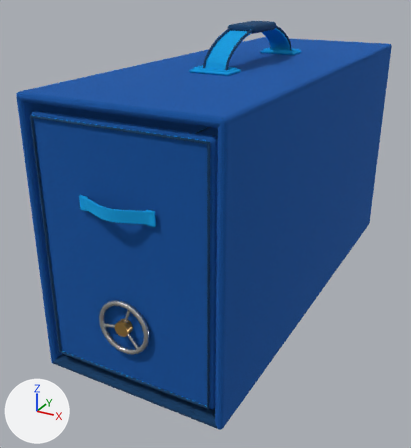
A saved change to the glTF model wave-storage.glb.
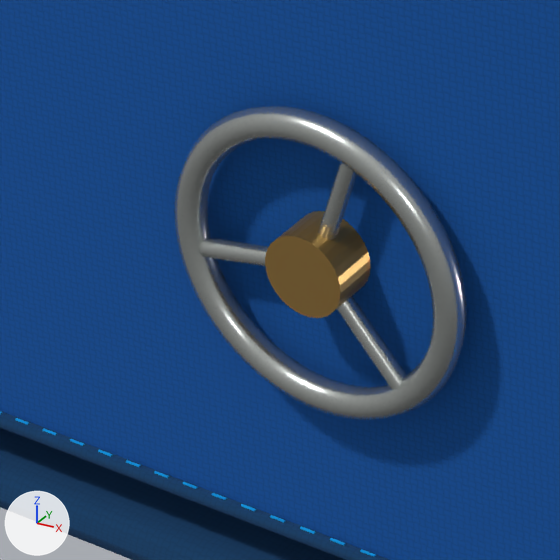
Each version is shown whole from a 50 mm camera at (0.174, -0.3847, 0.2353) aimed at (-0.0186, -0.0346, 0.0602), then close up on the part from 17% to 40% of the width and 63% to 85% of the height. Every picture has the same lights, and +X, +Y and +Z are marked at lower left. The older version's two pictures come first. Where no turn or scale is listed for an object, it has been applied to the vertices.

The first close-up shows 'Cabinet_bottom', 'Drawer_front', 'Front_sewn_edge', 'Handwheel_rim', 'Handwheel_spoke', 'Handwheel_spoke.001', 'Handwheel_spoke.002', 'Wheel_hub' and 1 more.
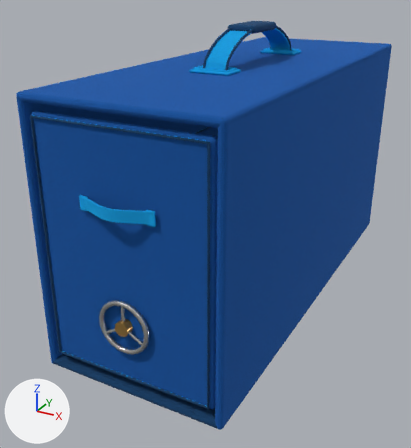
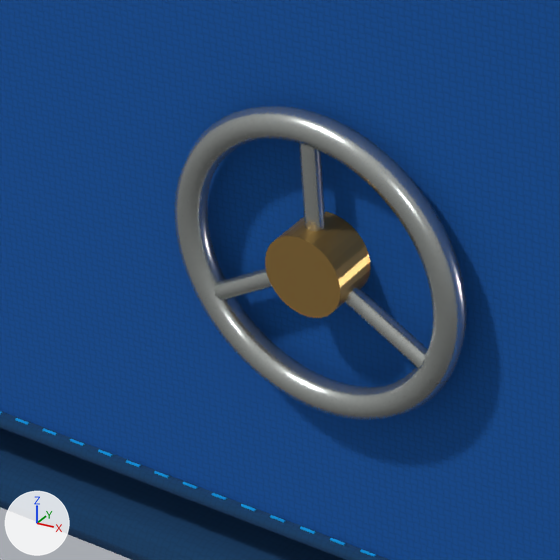
ob_camshaft is not drawn itself; it is the parent of ob_handwheel_rim, ob_handwheel_spoke, ob_handwheel_spoke_001, ob_handwheel_spoke_002, ob_wheel_hub.

Boxes (x1, y1, x2, y2) around the edits, measured in the close-ups (560 x 560 px):
```json
{"object": "Handwheel_rim", "change": "turned", "before": [175, 106, 466, 420], "after": [175, 106, 467, 420]}
{"object": "Wheel_hub", "change": "turned", "before": [265, 211, 371, 318], "after": [265, 212, 371, 318]}
{"object": "Handwheel_spoke", "change": "turned", "before": [336, 296, 407, 390], "after": [345, 287, 428, 368]}
{"object": "Handwheel_spoke.002", "change": "turned", "before": [318, 162, 357, 240], "after": [299, 143, 325, 231]}
{"object": "Handwheel_spoke.001", "change": "turned", "before": [199, 237, 269, 266], "after": [215, 269, 272, 300]}
```

The change, as JSON lines over the scene's bpy script:
```json
{"op": "set", "path": "ob_camshaft.rotation_euler", "old": "(0.0, 2.443, 0.0)", "new": "(0.0, 2.094, 0.0)", "note": "degrees (0, 140, 0) -> degrees (0, 120, 0)"}
```
